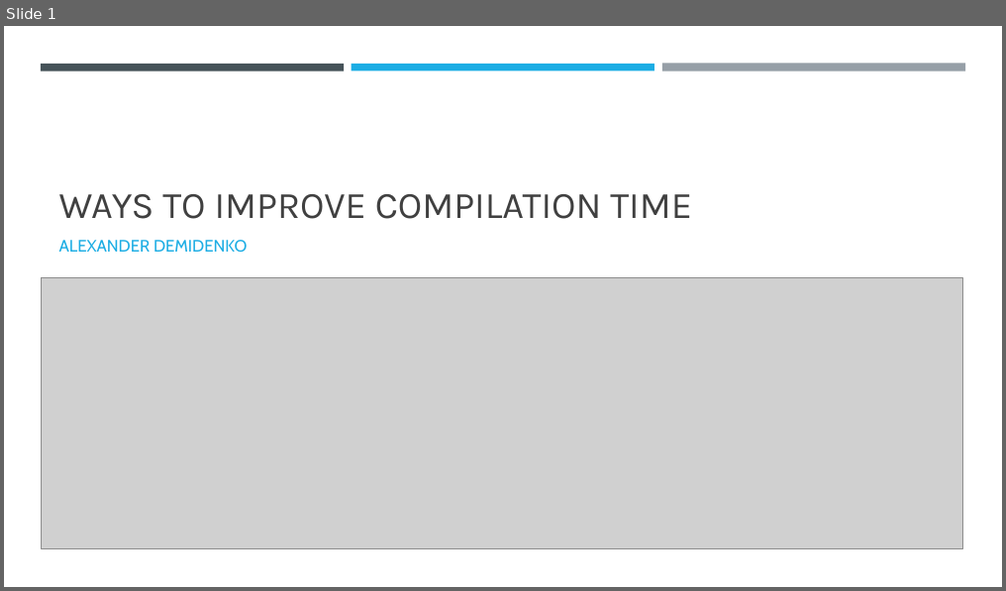
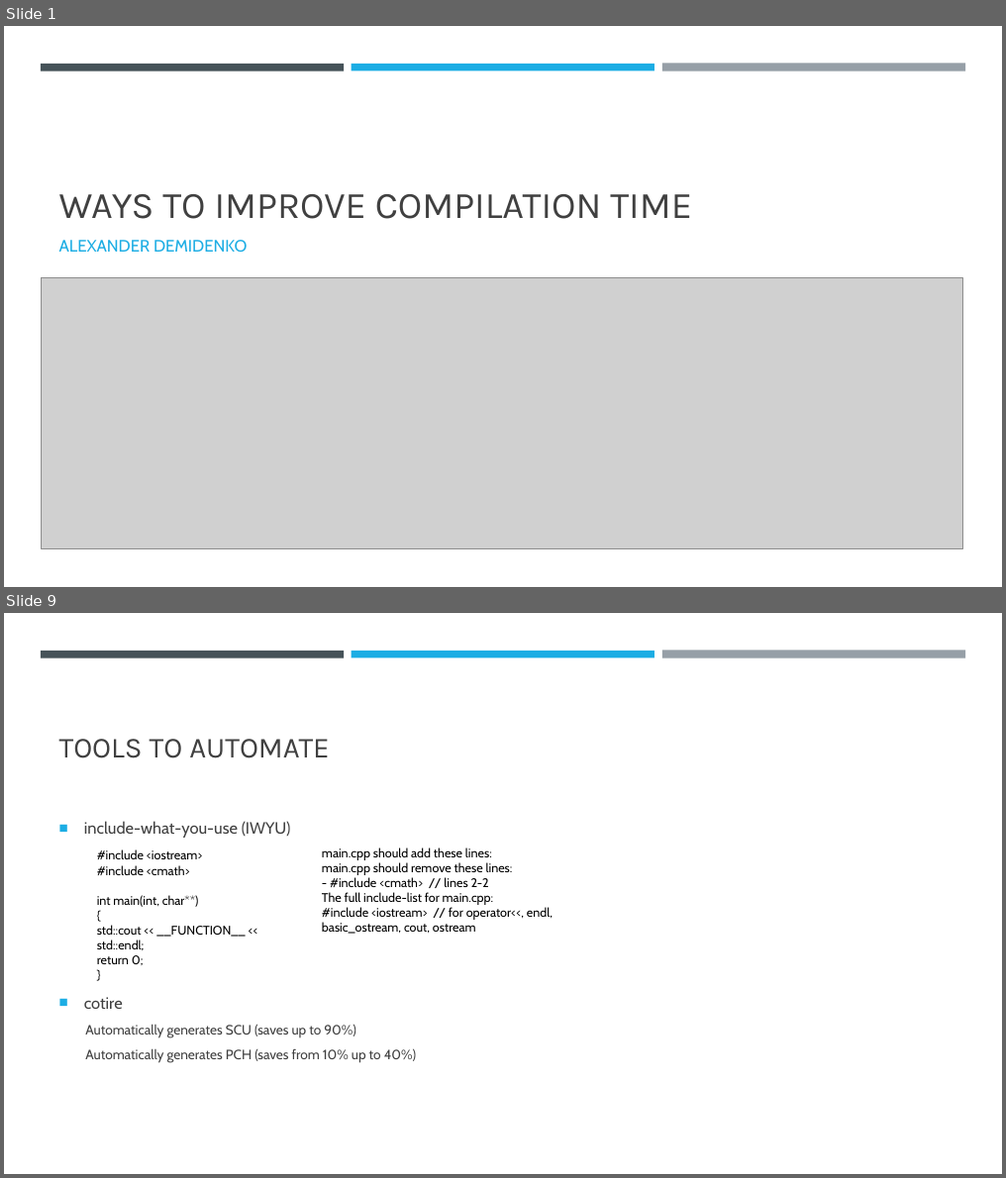
Before and after one commit to xseven/presentations, a slide deck: speed-and-refactor/Ways-to-improve-Compilation-time.pptx. Shown one above the other, each under a label of ours: slide 1 before the commit, slides 1 and 9 after it; the slides between them are not shown. The pictures are 1006x591 and 1006x1178 pixels, drawn with LibreOffice and Linux fonts; fonts in the diff are those of the drawing; grey boxes stand for pictures. Boxes give left, top, right and bottom in pixels: in the first picture for what was removed or moved away, otherwise in the second. Text is boxed around its words. In the diff, an @@ line names an element or a change of style, - is before the commit and + after.

```diff
--- a/speed-and-refactor/Ways-to-improve-Compilation-time.pptx
+++ b/speed-and-refactor/Ways-to-improve-Compilation-time.pptx
@@ slide 9 added at <box>4,613,1002,1174</box>, background #FFFFFF @@
@@ rectangle added at <box>41,651,344,658</box>, fill #465359 @@
@@ rectangle added at <box>351,651,654,658</box>, fill #1CADE4 @@
@@ rectangle added at <box>662,651,965,659</box>, fill #969FA7 @@
@@ title added at <box>59,739,329,759</box>, 28 pt, text #404040 @@
+TOOLS TO AUTOMATE
@@ text added at <box>84,821,416,1063</box>, 12.9 pt, text #404040 @@
+■ include-what-you-use (IWYU)
+■ cotire
+  Automatically generates SCU (saves up to 90%)
+  Automatically generates PCH (saves from 10% up to 40%)
@@ text added at <box>97,850,245,965</box>, 12 pt, text #000000 @@
+#include <iostream>
+#include <cmath>
+int main(int, char**)
+{
+std::cout << __FUNCTION__ << std::endl;
+return 0;
+}
@@ text added at <box>322,848,552,934</box>, 12 pt, text #000000 @@
+main.cpp should add these lines:
+main.cpp should remove these lines:
+- #include <cmath> // lines 2-2
+The full include-list for main.cpp:
+#include <iostream> // for operator<<, endl, basic_ostream, cout, ostream
```
Also in this commit, not shown: 4 slides changed, 5 other slides added.
